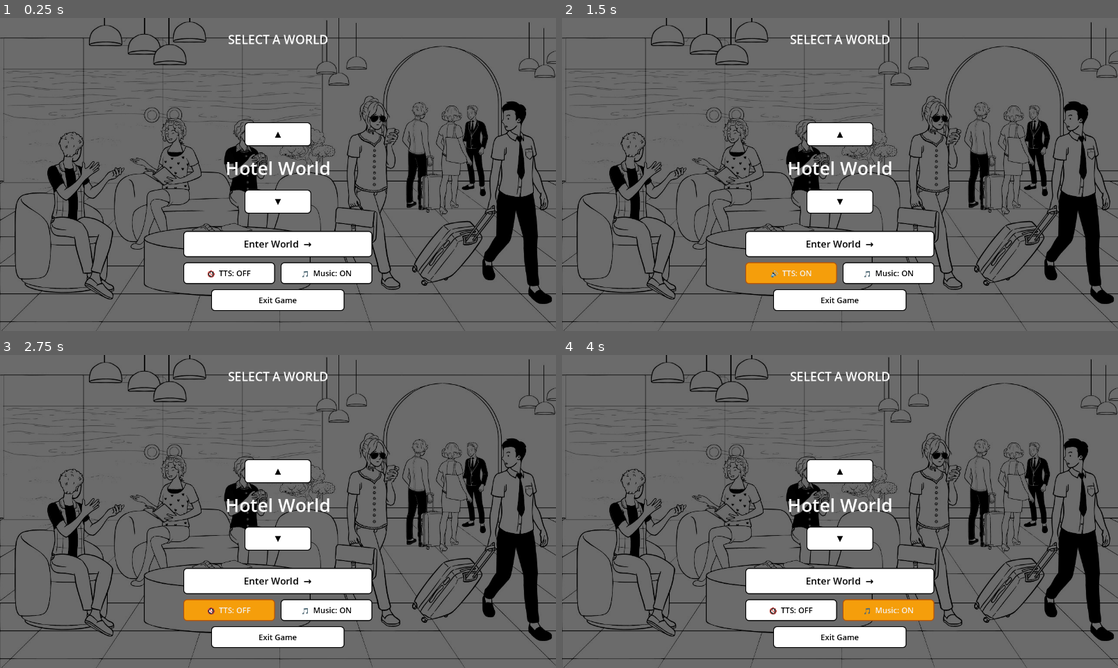
Above: before the commit, frames 1-4 (two rows, left to right).
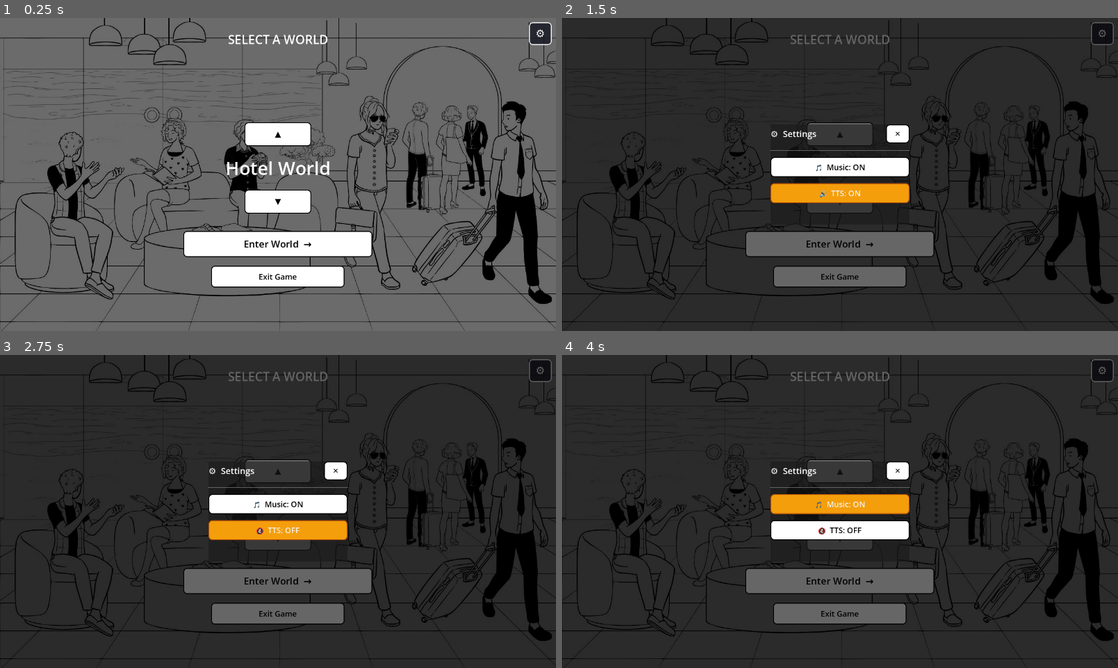
Above: after the commit, the same moments.

Repository: EricNathanCode/C.L.E.D
Game: Godot game, scene res://scene/Main.tscn
Two runs of this game, one before a commit and one after it. Both use one fixed random seed, a clock stepped at 60 frames per second and the inputs below.
Inputs (mouse positions are in pixels of both pictures, inside the frame that each line leads up to):
- Up to frame 1 (0.25 s): no input
- Up to frame 2 (1.5 s): click (1101, 33) at 0.5 s, where only the run after the commit has a clickable "⚙"; click "🔇 TTS: OFF" at 1.25 s
- Up to frame 3 (2.75 s): click "🔊 TTS: ON" at 2 s
- Up to frame 4 (4 s): click "🎵 Music: ON" at 2.75 s; click "🔕 Music: OFF" at 3.5 s

The runs differ from the first frame. In frame 1, 3.5% of the frame differs, in the area x 33-100%, y 1-94%; in frame 2, 93%, in the area x 0-100%, y 0-100%; in frame 3, 93%; in frame 4, 92%.

Commit message:
Phase 19
Added Setting Menu Button

Diff:
--- a/c.l.e.d/gamemode/scripts/GM_SelectWhere.gd
+++ b/c.l.e.d/gamemode/scripts/GM_SelectWhere.gd
@@ -41,7 +41,7 @@
 		_fill_result($ResultBox, _step_data.get("result_headers",[]),
 			_step_data.get("result_rows",[]), _step_data.get("result_msg",""))
 	else:
-  on_wrong.emit()
+		on_wrong.emit()
 		_fill_error($ResultBox, "'" + val + "' not found. Check the dialogue and try again.")
 
 func _on_hint() -> void:    $HintLabel.visible = true
--- a/c.l.e.d/scene/WorldSelectScreen.tscn
+++ b/c.l.e.d/scene/WorldSelectScreen.tscn
@@ -33,6 +33,18 @@
 offset_bottom = 90.0
 horizontal_alignment = 1
 text = "SELECT A WORLD"
+
+[node name="SettingsButton" type="Button" parent="."]
+layout_mode = 0
+anchor_left = 1.0
+anchor_top = 0.0
+anchor_right = 1.0
+anchor_bottom = 0.0
+offset_left = -62.0
+offset_top = 10.0
+offset_right = -10.0
+offset_bottom = 62.0
+text = "⚙"
 
 [node name="UpButton" type="Button" parent="."]
 layout_mode = 0
@@ -76,32 +88,69 @@
 offset_bottom = 550.0
 text = "Enter World  →"
 
-[node name="TTSButton" type="Button" parent="."]
-layout_mode = 0
-anchor_left = 0.33
-anchor_top = 0.0
-anchor_right = 0.495
-anchor_bottom = 0.0
-offset_top = 562.0
-offset_bottom = 612.0
-text = "🔇  TTS: OFF"
-
-[node name="MusicButton" type="Button" parent="."]
-layout_mode = 0
-anchor_left = 0.505
-anchor_top = 0.0
-anchor_right = 0.67
-anchor_bottom = 0.0
-offset_top = 562.0
-offset_bottom = 612.0
-text = "🎵  Music: ON"
-
 [node name="ExitButton" type="Button" parent="."]
 layout_mode = 0
 anchor_left = 0.38
 anchor_top = 0.0
 anchor_right = 0.62
 anchor_bottom = 0.0
-offset_top = 624.0
-offset_bottom = 674.0
+offset_top = 570.0
+offset_bottom = 620.0
 text = "Exit Game"
+
+[node name="SettingsOverlay" type="Control" parent="."]
+visible = false
+layout_mode = 0
+anchors_preset = 15
+anchor_right = 1.0
+anchor_bottom = 1.0
+
+[node name="DimBG" type="ColorRect" parent="SettingsOverlay"]
+layout_mode = 0
+anchors_preset = 15
+anchor_right = 1.0
+anchor_bottom = 1.0
+color = Color(0, 0, 0, 0.6)
+
+[node name="SettingsPanel" type="PanelContainer" parent="SettingsOverlay"]
+layout_mode = 0
+anchor_left = 0.5
+anchor_top = 0.5
+anchor_right = 0.5
+anchor_bottom = 0.5
+offset_left = -160.0
+offset_top = -115.0
+offset_right = 160.0
+offset_bottom = 115.0
+grow_horizontal = 2
+grow_vertical = 2
+
+[node name="VBox" type="VBoxContainer" parent="SettingsOverlay/SettingsPanel"]
+layout_mode = 2
+theme_override_constants/separation = 14
+
+[node name="TitleRow" type="HBoxContainer" parent="SettingsOverlay/SettingsPanel/VBox"]
+layout_mode = 2
+theme_override_constants/separation = 8
+
+[node name="TitleLabel" type="Label" parent="SettingsOverlay/SettingsPanel/VBox/TitleRow"]
+layout_mode = 2
+size_flags_horizontal = 3
+text = "⚙  Settings"
+
+[node name="CloseButton" type="Button" parent="SettingsOverlay/SettingsPanel/VBox/TitleRow"]
+layout_mode = 2
+text = "✕"
+
+[node name="HSep" type="HSeparator" parent="SettingsOverlay/SettingsPanel/VBox"]
+layout_mode = 2
+
+[node name="MusicToggle" type="Button" parent="SettingsOverlay/SettingsPanel/VBox"]
+layout_mode = 2
+size_flags_horizontal = 3
+text = "🎵  Music: ON"
+
+[node name="TTSToggle" type="Button" parent="SettingsOverlay/SettingsPanel/VBox"]
+layout_mode = 2
+size_flags_horizontal = 3
+text = "🔇  TTS: OFF"
--- a/c.l.e.d/scripts/GameScreen.gd
+++ b/c.l.e.d/scripts/GameScreen.gd
@@ -285,7 +285,6 @@
 	var saved_step:  int   = _step
 	_story = fail_story
 	_step  = 0
-	_step  = 0
 	_close_overlay()
 
 	# Store originals so retry can restore them
--- a/c.l.e.d/scripts/WorldSelectScreen.gd
+++ b/c.l.e.d/scripts/WorldSelectScreen.gd
@@ -22,20 +22,31 @@
 var _bg_cache: Dictionary = {}
 var _index: int = 0
 
+# ── Shorthand node paths ──────────────────────────────
+@onready var _panel      := $SettingsOverlay/SettingsPanel
+@onready var _music_btn  := $SettingsOverlay/SettingsPanel/VBox/MusicToggle
+@onready var _tts_btn    := $SettingsOverlay/SettingsPanel/VBox/TTSToggle
+
 func _ready() -> void:
 	$UpButton.pressed.connect(_on_up)
 	$DownButton.pressed.connect(_on_down)
 	$EnterButton.pressed.connect(_on_enter)
-	$TTSButton.pressed.connect(_on_tts_toggle)
-	$MusicButton.pressed.connect(_on_music_toggle)
 	$ExitButton.pressed.connect(_on_exit)
+	$SettingsButton.pressed.connect(_on_settings_open)
+
+	$SettingsOverlay/DimBG.gui_input.connect(_on_dim_input)
+	$SettingsOverlay/SettingsPanel/VBox/TitleRow/CloseButton.pressed.connect(_on_settings_close)
+	_music_btn.pressed.connect(_on_music_toggle)
+	_tts_btn.pressed.connect(_on_tts_toggle)
 
 	_style_btn($UpButton,    18)
 	_style_btn($DownButton,  18)
 	_style_btn($EnterButton, 22)
-	_style_btn($TTSButton,   18)
-	_style_btn($MusicButton, 18)
 	_style_btn($ExitButton,  18)
+	_style_settings_btn($SettingsButton)
+	_style_btn($SettingsOverlay/SettingsPanel/VBox/TitleRow/CloseButton, 16)
+	_style_btn(_music_btn, 18)
+	_style_btn(_tts_btn,   18)
 
 	$Title.add_theme_font_size_override("font_size", 28)
 	$Title.add_theme_color_override("font_color", Color.WHITE)
@@ -44,6 +55,9 @@
 	$WorldName.add_theme_color_override("font_color", Color.WHITE)
 	$WorldName.horizontal_alignment = HORIZONTAL_ALIGNMENT_CENTER
 	$WorldName.vertical_alignment   = VERTICAL_ALIGNMENT_CENTER
+
+	var title_lbl := $SettingsOverlay/SettingsPanel/VBox/TitleRow/TitleLabel
+	title_lbl.add_theme_font_size_override("font_size", 20)
 
 	_preload_backgrounds()
 	_update_display()
@@ -68,6 +82,20 @@
 	GameManager.world = WORLDS[_index]
 	get_tree().root.get_node("Main").show_screen("dashboard")
 
+func _on_exit() -> void:
+	get_tree().quit()
+
+# ── Settings panel ────────────────────────────────────
+func _on_settings_open() -> void:
+	$SettingsOverlay.visible = true
+
+func _on_settings_close() -> void:
+	$SettingsOverlay.visible = false
+
+func _on_dim_input(event: InputEvent) -> void:
+	if event is InputEventMouseButton and event.pressed:
+		_on_settings_close()
+
 func _on_tts_toggle() -> void:
 	GameManager.tts_enabled = not GameManager.tts_enabled
 	if not GameManager.tts_enabled:
@@ -83,19 +111,16 @@
 		main.pause_bgm()
 	_update_music_button()
 
-func _on_exit() -> void:
-	get_tree().quit()
-
 func _update_display() -> void:
 	var world: String = WORLDS[_index]
 	$WorldName.text = WORLD_NAMES[world]
 	$SceneBG.texture = _bg_cache.get(world, null)
 
 func _update_tts_button() -> void:
-	$TTSButton.text = "🔊  TTS: ON" if GameManager.tts_enabled else "🔇  TTS: OFF"
+	_tts_btn.text = "🔊  TTS: ON" if GameManager.tts_enabled else "🔇  TTS: OFF"
 
 func _update_music_button() -> void:
-	$MusicButton.text = "🎵  Music: ON" if GameManager.music_enabled else "🔕  Music: OFF"
+	_music_btn.text = "🎵  Music: ON" if GameManager.music_enabled else "🔕  Music: OFF"
 
 func _load_texture(res_path: String) -> Texture2D:
 	if ResourceLoader.exists(res_path):
@@ -119,7 +144,7 @@
 		return ImageTexture.create_from_image(img2)
 	return null
 
-func _style_btn(btn: Button, font_size: int) -> void:
+func _style_btn(btn: Button, font_size: int = 18) -> void:
 	btn.add_theme_font_size_override("font_size", font_size)
 	btn.add_theme_color_override("font_color", Color.BLACK)
 	var s := StyleBoxFlat.new()
@@ -133,10 +158,32 @@
 	s.content_margin_bottom = 10
 	btn.add_theme_stylebox_override("normal", s)
 	var h := s.duplicate() as StyleBoxFlat
-	h.bg_color = Color("#F59E0B")
+	h.bg_color     = Color("#F59E0B")
 	h.border_color = Color("#B45309")
 	btn.add_theme_stylebox_override("hover", h)
 	var p := s.duplicate() as StyleBoxFlat
-	p.bg_color = Color("#D97706")
+	p.bg_color     = Color("#D97706")
 	p.border_color = Color("#92400E")
 	btn.add_theme_stylebox_override("pressed", p)
+
+func _style_settings_btn(btn: Button) -> void:
+	btn.add_theme_font_size_override("font_size", 24)
+	btn.add_theme_color_override("font_color", Color.WHITE)
+	var s := StyleBoxFlat.new()
+	s.bg_color     = Color(0.1, 0.1, 0.15, 0.85)
+	s.border_color = Color.WHITE
+	s.set_border_width_all(2)
+	s.set_corner_radius_all(8)
+	s.content_margin_left   = 10
+	s.content_margin_right  = 10
+	s.content_margin_top    = 8
+	s.content_margin_bottom = 8
+	btn.add_theme_stylebox_override("normal", s)
+	var h := s.duplicate() as StyleBoxFlat
+	h.bg_color     = Color("#F59E0B")
+	h.border_color = Color("#B45309")
+	btn.add_theme_stylebox_override("hover", h)
+	var p := s.duplicate() as StyleBoxFlat
+	p.bg_color     = Color("#D97706")
+	p.border_color = Color("#92400E")
+	btn.add_theme_stylebox_override("pressed", p)
